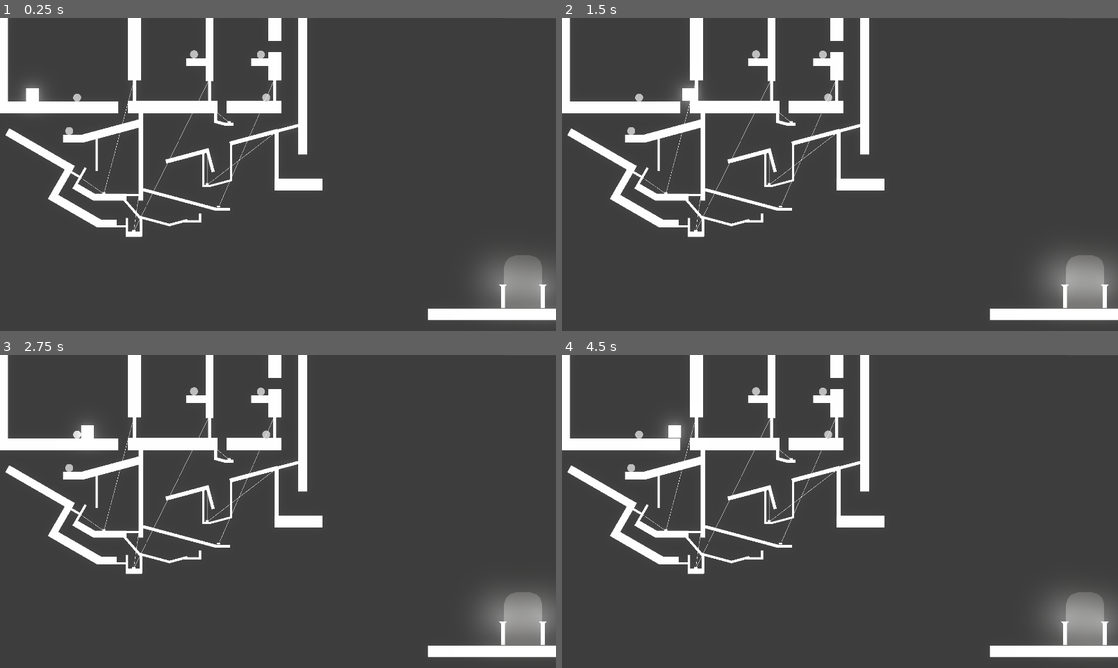
Above: before the commit, frames 1-4 (two rows, left to right).
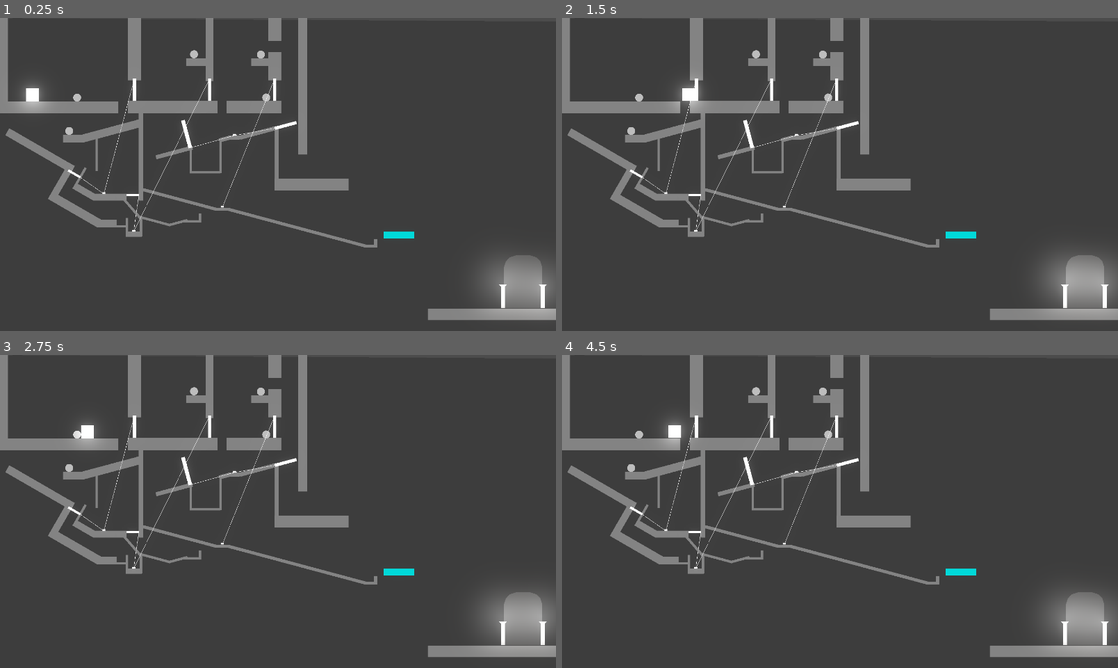
Above: after the commit, the same moments.

Repository: tiaoye123/shadow
Game: Godot game, scene res://scenes/关卡白盒.tscn
Two runs of this game, one before a commit and one after it. Both use one fixed random seed, a clock stepped at 60 frames per second and the inputs below. The project has no main scene, so this scene is started directly.
Inputs (mouse positions are in pixels of both pictures, inside the frame that each line leads up to):
- Up to frame 1 (0.25 s): no input
- Up to frame 2 (1.5 s): tap Enter at 0.5 s; move the mouse to (962, 158) at 0.52 s; hold D (right) from 0.53 s (still down); right-click (962, 158) at 0.6 s; tap W (jump) at 0.77 s; move the mouse to (728, 190) at 1.27 s; tap F (pick) at 1.35 s
- Up to frame 3 (2.75 s): tap W (jump) at 1.52 s; tap Space at 2 s; move the mouse to (333, 442) at 2.02 s; release D (right) at 2.03 s; hold A (left) from 2.03 s (still down); click (333, 442) at 2.1 s
- Up to frame 4 (4.5 s): tap Enter at 2.75 s; move the mouse to (812, 574) at 2.77 s; release A (left) at 2.78 s; hold D (right) 2.78-4.28 s; right-click (812, 574) at 2.85 s; tap W (jump) at 3.02, 3.77 s; move the mouse to (1006, 558) at 3.52 s; tap F (pick) at 3.6 s; tap Space at 4.25 s; move the mouse to (673, 464) at 4.27 s; hold A (left) from 4.28 s (still down); click (673, 464) at 4.35 s

The runs differ from the first frame. In frame 1, 9.4% of the frame differs, in the area x 0-100%, y 0-97%; in frame 2, 9.4%; in frame 3, 9.4%; in frame 4, 9.4%.

Commit message:
完成了部分关卡，考虑加入可点燃移动平台

Diff:
--- a/scenes/ground.tscn
+++ b/scenes/ground.tscn
@@ -4,6 +4,7 @@
 size = Vector2(81, 16)
 
 [node name="ground" type="Polygon2D" unique_id=1877104585]
+modulate = Color(0.51718444, 0.5171845, 0.51718444, 1)
 polygon = PackedVector2Array(-38, -8, -38, 8, 43, 8, 43, -8)
 
 [node name="StaticBody2D" type="StaticBody2D" parent="." unique_id=1090688382]
--- a/scenes/关卡白盒.tscn
+++ b/scenes/关卡白盒.tscn
@@ -7,6 +7,7 @@
 [ext_resource type="PackedScene" uid="uid://ba3mhywajgb0d" path="res://scenes/stone.tscn" id="4_kovhf"]
 [ext_resource type="PackedScene" uid="uid://dha4o41syfcyg" path="res://scenes/旋转门.tscn" id="5_2txsg"]
 [ext_resource type="PackedScene" uid="uid://opbnir8febq4" path="res://scenes/按钮.tscn" id="6_1wdii"]
+[ext_resource type="PackedScene" uid="uid://by2w0twsjnd07" path="res://scenes/移动平台.tscn" id="8_netke"]
 
 [sub_resource type="Environment" id="Environment_wvhbo"]
 background_mode = 3
@@ -22,12 +23,12 @@
 
 [node name="示例用light" parent="." unique_id=1698239647 node_paths=PackedStringArray("follow_one") instance=ExtResource("3_epj6p")]
 visible = false
-position = Vector2(129.40938, 127.79543)
+position = Vector2(240.88147, 144.26718)
 texture_scale = 0.55
 follow_one = NodePath("../可交互物品/石头/stone")
 
 [node name="背景" type="Polygon2D" parent="." unique_id=1196559667]
-position = Vector2(33.76301, 19.13021)
+position = Vector2(49.040825, 21.122803)
 color = Color(0.24477637, 0.2447764, 0.24477637, 1)
 polygon = PackedVector2Array(-33, -16, 446, -13, 423, 262, -64, 258, -196.73035, -5.0677643)
 uv = PackedVector2Array(-33, -16, 446, -13, 423, 262, -64, 258, -196.73035, -5.0677643)
@@ -56,9 +57,9 @@
 polygon = PackedVector2Array(-38, -8, -38, 8, 43, 8, 43.000015, -0.044906616, 43, -8)
 
 [node name="ground44" parent="平台组" unique_id=586950385 instance=ExtResource("2_dknf8")]
-position = Vector2(194.99791, 109.196)
-rotation = 1.5707964
-scale = Vector2(0.093929574, 1.883996)
+position = Vector2(203.13678, 109.196)
+rotation = 1.5707964
+scale = Vector2(0.093929574, 2.9013546)
 polygon = PackedVector2Array(-38, -8, -38, 8, 43, 8, 43.000015, -0.044906616, 43, -8)
 
 [node name="ground11" parent="平台组" unique_id=1647528695 instance=ExtResource("2_dknf8")]
@@ -156,50 +157,45 @@
 scale = Vector2(0.26004437, 0.2656265)
 
 [node name="ground32" parent="平台组" unique_id=1467150025 instance=ExtResource("2_dknf8")]
-position = Vector2(167.87111, 79.5958)
+position = Vector2(170.26083, 76.90601)
 rotation = 2.8797934
-scale = Vector2(0.3848134, 0.16233276)
+scale = Vector2(0.2919597, 0.16233276)
+
+[node name="ground45" parent="平台组" unique_id=1895247629 instance=ExtResource("2_dknf8")]
+position = Vector2(148.93666, 80.85588)
+rotation = 2.8797934
+scale = Vector2(0.09113953, 0.16233276)
+
+[node name="ground46" parent="平台组" unique_id=1659849054 instance=ExtResource("2_dknf8")]
+position = Vector2(155.21638, 80.00739)
+rotation = 3.1415927
+scale = Vector2(0.08152977, 0.16233276)
 
 [node name="ground43" parent="平台组" unique_id=1081200491 instance=ExtResource("2_dknf8")]
-position = Vector2(181.27248, 91.75997)
+position = Vector2(181.27248, 90.78232)
 rotation = 4.712389
-scale = Vector2(0.3898042, 0.16233276)
-
-[node name="ground39" parent="平台组" unique_id=1314310211 instance=ExtResource("2_dknf8")]
-position = Vector2(145.95827, 70.869644)
-rotation = 3.403392
-scale = Vector2(0.09207353, 0.11987448)
-
-[node name="ground40" parent="平台组" unique_id=1090970172 instance=ExtResource("2_dknf8")]
-position = Vector2(151.75371, 71.7472)
-rotation = 3.1415927
-scale = Vector2(0.06301888, 0.11987448)
+scale = Vector2(0.41553193, 0.16233276)
 
 [node name="ground33" parent="平台组" unique_id=2124762435 instance=ExtResource("2_dknf8")]
-position = Vector2(126.127, 91.29405)
+position = Vector2(117.663635, 89.19507)
 rotation = 2.8797934
-scale = Vector2(0.346116, 0.16233276)
+scale = Vector2(0.2923331, 0.16233276)
 
 [node name="ground35" parent="平台组" unique_id=128011489 instance=ExtResource("2_dknf8")]
-position = Vector2(146.60812, 108.47318)
-rotation = 2.8797934
-scale = Vector2(0.17544681, 0.08116638)
-
-[node name="ground37" parent="平台组" unique_id=1425666848 instance=ExtResource("2_dknf8")]
-position = Vector2(137.25786, 110.388725)
-rotation = 3.1415927
-scale = Vector2(0.059857905, 0.08116638)
+position = Vector2(136.97745, 101.83629)
+rotation = 3.1415927
+scale = Vector2(0.23587511, 0.08116638)
 
 [node name="ground38" parent="平台组" unique_id=1370244421 instance=ExtResource("2_dknf8")]
-position = Vector2(152.71652, 94.43887)
-rotation = 1.5707964
-scale = Vector2(0.29934397, 0.08116638)
+position = Vector2(145.9437, 91.45727)
+rotation = 1.5707964
+scale = Vector2(0.2550297, 0.08116638)
 polygon = PackedVector2Array(-38, -8, -38, 8, 43, 8, 43, -8, -28.889069, -8)
 
 [node name="ground36" parent="平台组" unique_id=405333578 instance=ExtResource("2_dknf8")]
-position = Vector2(135.31653, 101.10951)
+position = Vector2(127.42833, 95.29504)
 rotation = 4.712389
-scale = Vector2(0.26031837, 0.08116638)
+scale = Vector2(0.19090423, 0.08116638)
 
 [node name="ground15" parent="平台组" unique_id=103991651 instance=ExtResource("2_dknf8")]
 position = Vector2(96.14316, 91.62831)
@@ -212,9 +208,23 @@
 scale = Vector2(0.024334868, 3.1137192)
 
 [node name="ground42" parent="平台组" unique_id=1288630297 instance=ExtResource("2_dknf8")]
-position = Vector2(147.40005, 124.96993)
-rotation = 1.5707964
-scale = Vector2(0.024334868, 0.5767973)
+position = Vector2(146.97505, 124.96993)
+rotation = 1.5707964
+scale = Vector2(0.024334868, 0.52367234)
+
+[node name="ground47" parent="平台组" unique_id=949503512 instance=ExtResource("2_dknf8")]
+position = Vector2(194.10909, 136.54433)
+rotation = 1.8325958
+scale = Vector2(0.024334868, 5.5982547)
+
+[node name="ground48" parent="平台组" unique_id=794012123 instance=ExtResource("2_dknf8")]
+position = Vector2(239.63902, 148.1576)
+rotation = 1.5707964
+scale = Vector2(0.024334868, 0.34633416)
+
+[node name="ground49" parent="平台组" unique_id=103511886 instance=ExtResource("2_dknf8")]
+position = Vector2(243.3123, 146.462)
+scale = Vector2(0.024334868, 0.34633416)
 
 [node name="ground16" parent="平台组" unique_id=1962990692 instance=ExtResource("2_dknf8")]
 position = Vector2(89.613396, 123.58201)
@@ -401,33 +411,30 @@
 button = NodePath("../按钮")
 
 [node name="按钮" parent="机关/旋转门-按钮组03" unique_id=969300796 instance=ExtResource("6_1wdii")]
-position = Vector2(144.75128, 123.987076)
+position = Vector2(147.13513, 124.0144)
 
 [node name="旋转门-按钮组04" type="Node2D" parent="机关" unique_id=2009914256]
 
 [node name="旋转门2" parent="机关/旋转门-按钮组04" unique_id=1206376877 node_paths=PackedStringArray("button") instance=ExtResource("5_2txsg")]
-position = Vector2(181.5202, 76.03879)
+position = Vector2(180.23918, 74.25958)
 rotation = -1.8325956
 button = NodePath("../按钮")
 
 [node name="旋转门3" parent="机关/旋转门-按钮组04" unique_id=1494416861 node_paths=PackedStringArray("button") instance=ExtResource("5_2txsg")]
-position = Vector2(137.83392, 88.17386)
-rotation = -0.2617992
+position = Vector2(127.04989, 86.52299)
+rotation = 2.8797934
+scale = Vector2(1.1921383, 1.2802888)
+angel = 90.0
 button = NodePath("../按钮")
 
 [node name="按钮" parent="机关/旋转门-按钮组04" unique_id=1588558548 instance=ExtResource("6_1wdii")]
-position = Vector2(137.59174, 109.785675)
-
-[node name="旋转门-按钮组05" type="Node2D" parent="机关" unique_id=720611091]
-
-[node name="旋转门3" parent="机关/旋转门-按钮组05" unique_id=1122795898 node_paths=PackedStringArray("button") instance=ExtResource("5_2txsg")]
-position = Vector2(142.9539, 63.60047)
-scale = Vector2(1.04, 0.515)
-button = NodePath("../按钮")
-
-[node name="按钮" parent="机关/旋转门-按钮组05" unique_id=1158215089 instance=ExtResource("6_1wdii")]
-position = Vector2(151.64093, 70.836075)
+position = Vector2(154.7825, 78.73272)
 
 [node name="Camera2D" type="Camera2D" parent="." unique_id=1289982537]
 position = Vector2(182.12247, 103.2259)
 zoom = Vector2(1.1, 1.1)
+
+[node name="Node2D" parent="." unique_id=501916204 instance=ExtResource("8_netke")]
+
+[node name="Node2D2" parent="." unique_id=1267907715 instance=ExtResource("8_netke")]
+position = Vector2(258.0978, 141.2947)
--- /dev/null
+++ b/scenes/移动平台.tscn
@@ -0,0 +1,17 @@
+[gd_scene format=3 uid="uid://by2w0twsjnd07"]
+
+[ext_resource type="Script" uid="uid://c1wwi7h26g18e" path="res://script/移动平台.gd" id="1_eonyh"]
+
+[sub_resource type="RectangleShape2D" id="RectangleShape2D_wvhbo"]
+size = Vector2(19.012482, 4.216263)
+
+[node name="Node2D" type="AnimatableBody2D" unique_id=501916204]
+script = ExtResource("1_eonyh")
+
+[node name="Polygon2D" type="Polygon2D" parent="." unique_id=1071187919]
+modulate = Color(3.657937e-06, 0.8511, 0.8540898, 1)
+polygon = PackedVector2Array(-9.5, -2.1015625, -9.509022, 2.113996, 9.493767, 2.113996, 9.493768, -2.0934985)
+
+[node name="CollisionShape2D" type="CollisionShape2D" parent="." unique_id=994571250]
+shape = SubResource("RectangleShape2D_wvhbo")
+debug_color = Color(0, 0.6, 0.7019608, 0.41960785)
--- /dev/null
+++ b/script/移动平台.gd
@@ -0,0 +1,11 @@
+extends AnimatableBody2D
+
+
+# Called when the node enters the scene tree for the first time.
+func _ready() -> void:
+	pass # Replace with function body.
+
+
+# Called every frame. 'delta' is the elapsed time since the previous frame.
+func _process(delta: float) -> void:
+	pass
Not shown, added: export_presets.cfg
Not shown, added: script/移动平台.gd.uid
